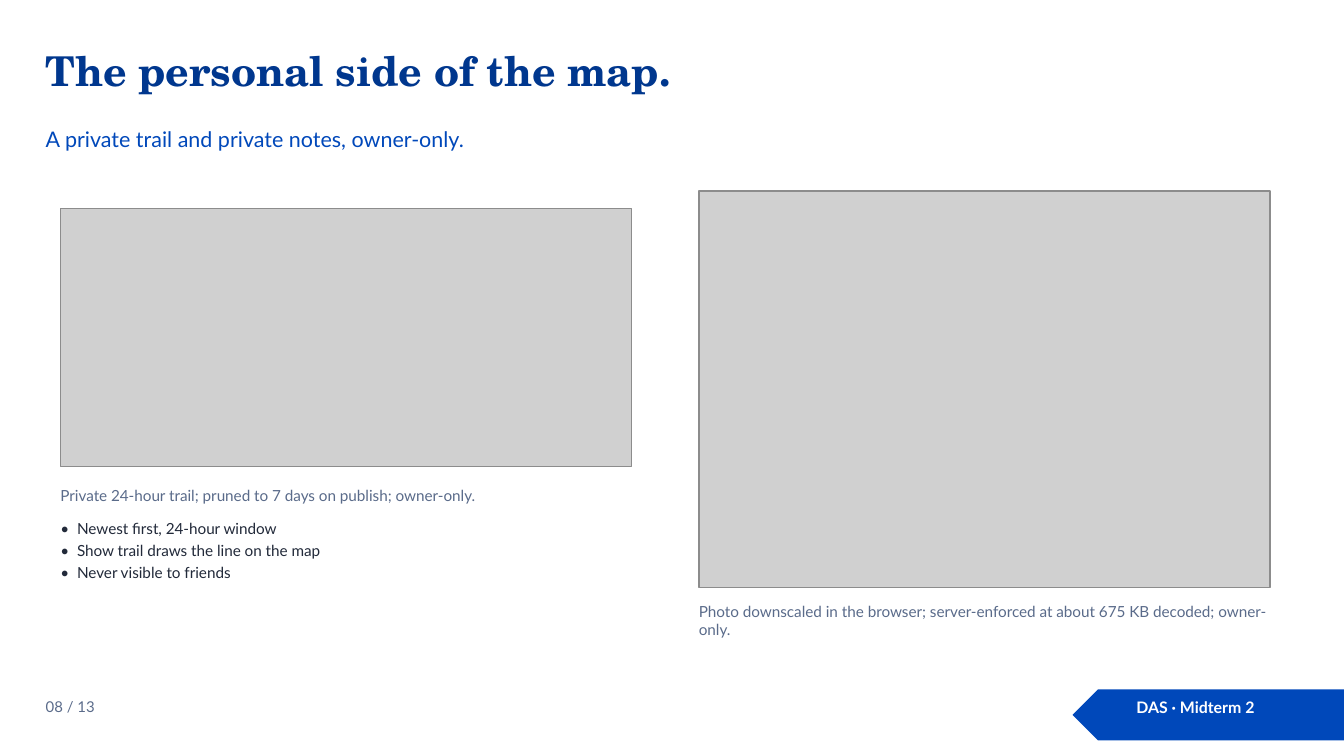
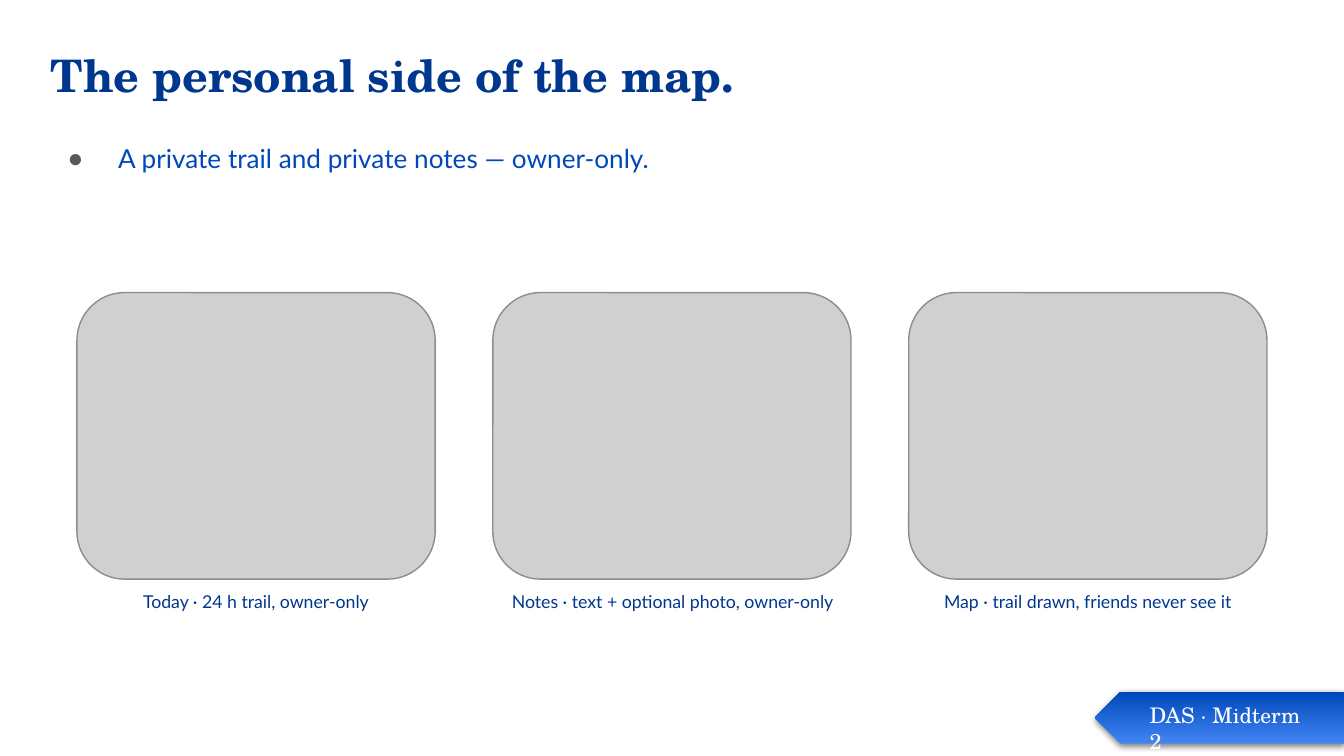
Before and after one commit to Prince-of-Nothing/Pinpoint, a slide deck: slide 8 of docs/midterm2/Pinpoint-DAS.pptx. Drawn at 1344x756 pixels with LibreOffice and Linux fonts; fonts in the diff are those of the drawing; grey boxes stand for pictures. Boxes give left, top, right and bottom in pixels: in the first picture for what was removed or moved away, otherwise in the second. Text is boxed around its words. In the diff, an @@ line names an element or a change of style, - is before the commit and + after.

```diff
--- a/docs/midterm2/Pinpoint-DAS.pptx
+++ b/docs/midterm2/Pinpoint-DAS.pptx
@@ title "The personal side of the ..." at <box>51,59,734,101</box>: size 22 to 24 pt; line spacing 1 to 0.9 @@
@@ subtitle at <box>118,148,649,173</box>: text changed; size 11.5 to 14 pt @@
-A private trail and private notes, owner-only.
+● A private trail and private notes — owner-only.
@@ picture removed at <box>60,208,632,466</box> @@
@@ picture removed at <box>699,191,1270,587</box> @@
@@ picture added at <box>77,293,435,579</box> @@
@@ picture added at <box>493,293,852,579</box> @@
@@ picture added at <box>909,293,1267,579</box> @@
@@ text removed at <box>60,489,475,504</box> @@
-Private 24-hour trail; pruned to 7 days on publish; owner-only.
@@ text removed at <box>77,522,321,578</box> @@
-• Newest first, 24-hour window
-• Show trail draws the line on the map
-• Never visible to friends
@@ text added at <box>143,595,369,611</box>, 9.5 pt, text #00378E @@
+Today · 24 h trail, owner-only
@@ text added at <box>512,595,833,611</box>, 9.5 pt, text #00378E @@
+Notes · text + optional photo, owner-only
@@ text added at <box>944,595,1232,611</box>, 9.5 pt, text #00378E @@
+Map · trail drawn, friends never see it
@@ text removed at <box>699,605,1266,638</box> @@
-Photo downscaled in the browser; server-enforced at about 675 KB decoded; owner-only.
@@ text removed at <box>46,701,94,712</box> @@
-08 / 13
@@ pentagon arrow: place and size @@
-pentagon arrow at <box>1073,689,1344,741</box>
+pentagon arrow at <box>1094,692,1344,745</box>
@@ pentagon arrow at <box>1094,692,1344,745</box>: fill #0048BA to gradient #4285F4 to #0048BA; shadow on; proportions changed @@
@@ text "DAS · Midterm 2": place and size @@
-text "DAS · Midterm 2" at <box>1136,701,1254,713</box>
+text "DAS · Midterm 2" at <box>1150,707,1300,756</box>
@@ text "DAS · Midterm 2" at <box>1150,707,1300,756</box>: size 8.5 to 11.5 pt, font Lato to TeX Gyre Schola, bold off; alignment centre to left @@
```
Also in this commit, not shown: 12 other slides changed, 1 other file.
